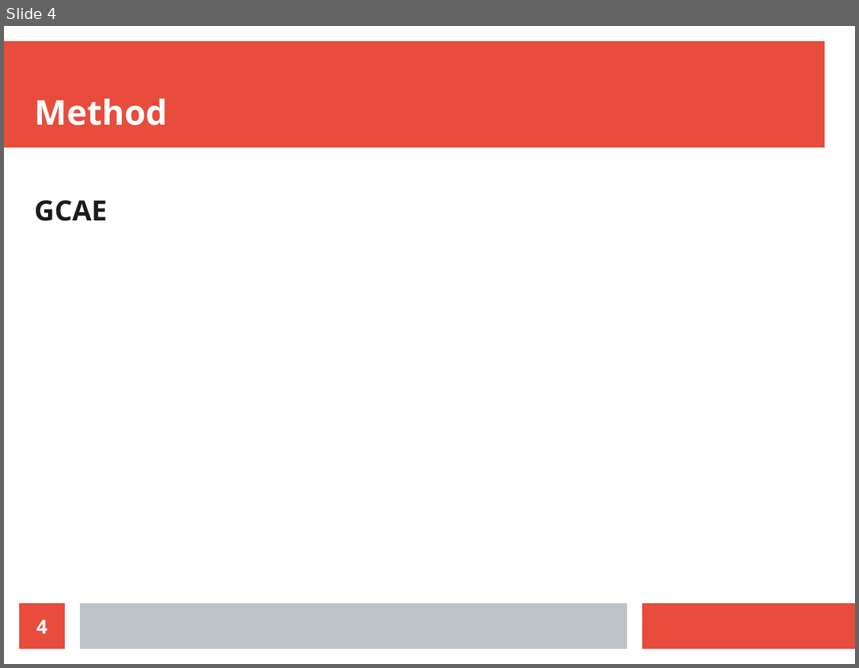
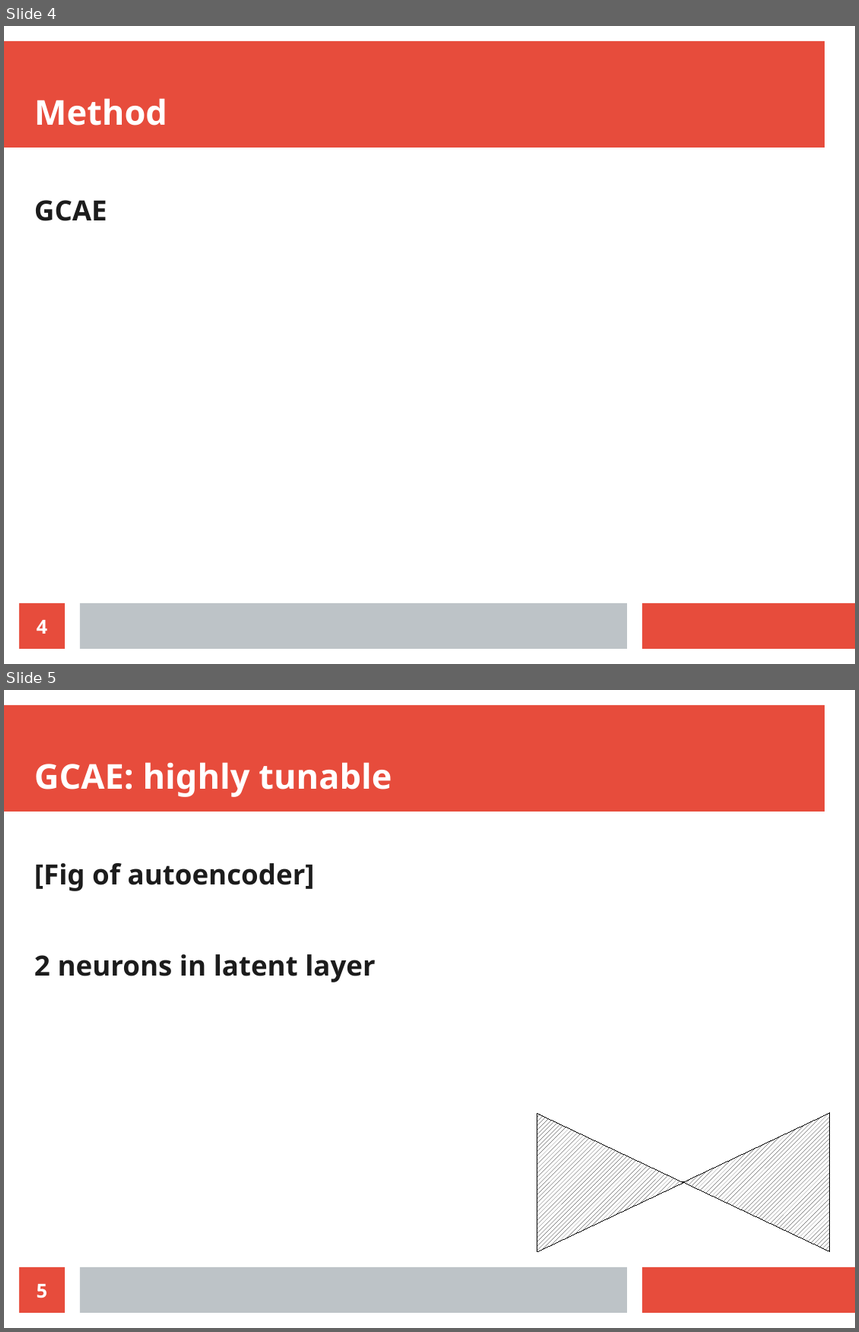
Before and after one commit to richelbilderbeek/science_presentation_20220305, a slide deck: science_presentation_20220305.odp. Shown one above the other, each under a label of ours: slide 4 before the commit, slides 4 and 5 after it. The pictures are 859x668 and 859x1332 pixels, drawn with LibreOffice and Linux fonts; fonts in the diff are those of the drawing. Boxes give left, top, right and bottom in pixels: in the first picture for what was removed or moved away, otherwise in the second. Text is boxed around its words. In the diff, an @@ line names an element or a change of style, - is before the commit and + after.

```diff
--- a/science_presentation_20220305.odp
+++ b/science_presentation_20220305.odp
@@ slide 5 added at (4,690,855,1328), background #FFFFFF; not listed: 3 template elements that a slide beside it also shows @@
@@ title added at (34,762,392,797), 32 pt, text #FFFFFF, bold @@
+GCAE: highly tunable
@@ text added at (34,863,376,983), 26 pt, text #1C1C1C, bold @@
+[Fig of autoencoder]
+2 neurons in latent layer
@@ freeform shape added at (537,1113,683,1252), fill pattern #000000 on #FFFFFF, outline #000000 0 pt @@
@@ freeform shape added at (683,1113,830,1252), fill pattern #000000 on #FFFFFF, outline #000000 0 pt @@
@@ page number added at (19,1268,65,1313), fill #E74C3C, 18 pt, text #FFFFFF, bold @@
+5
```
Also in this commit, not shown: 6 slides changed, 7 other slides added, 2 slides removed, 4 other files.
